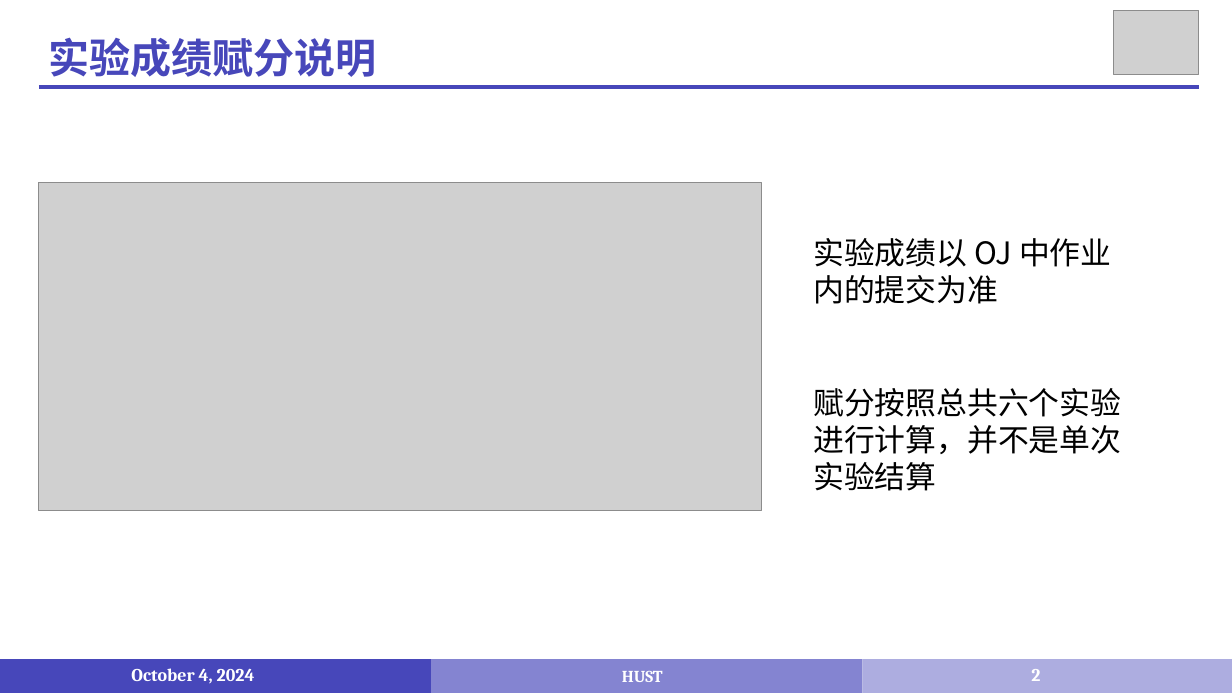
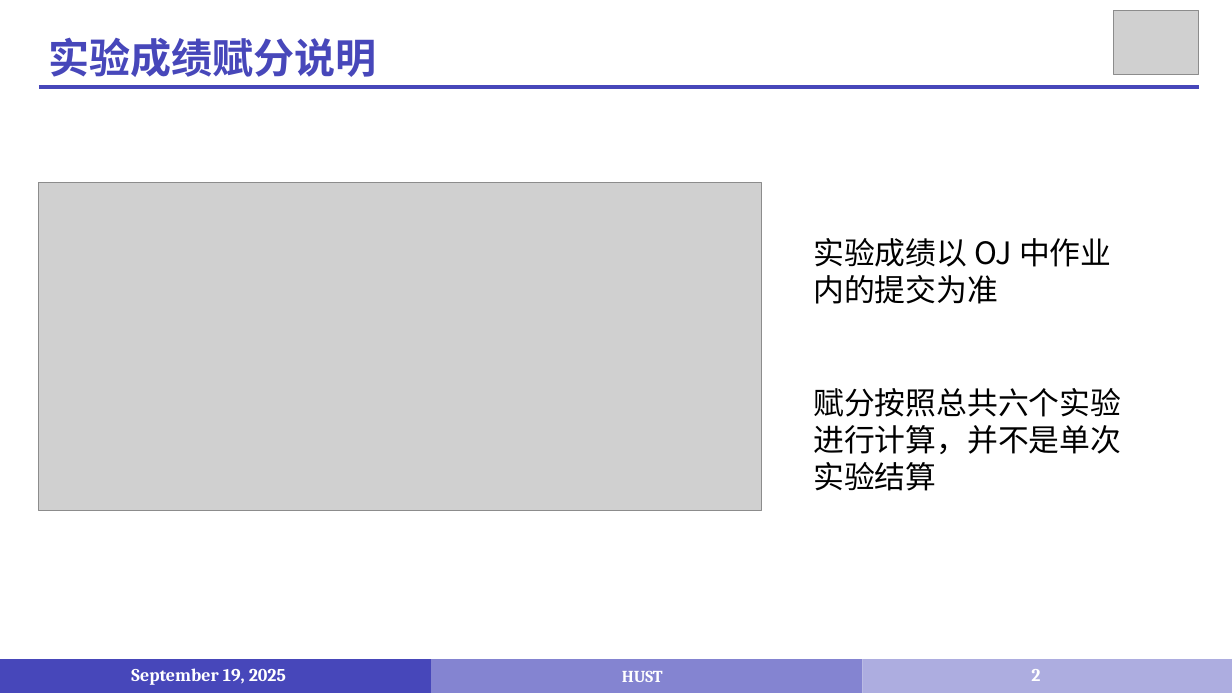
Before and after one commit to liuwenbo0/2025-TA, a slide deck: slide 2 of Lab/PPT/第二次实验.pptx. Drawn at 1232x693 pixels with LibreOffice and Linux fonts; fonts in the diff are those of the drawing; grey boxes stand for pictures. Boxes give left, top, right and bottom in pixels: in the first picture for what was removed or moved away, otherwise in the second. Text is boxed around its words. In the diff, an @@ line names an element or a change of style, - is before the commit and + after.

```diff
--- a/Lab/PPT/第二次实验.pptx
+++ b/Lab/PPT/第二次实验.pptx
@@ text at box(131, 668, 286, 685): text changed @@
-October 4, 2024
+September 19, 2025
```
Also in this commit, not shown: 3 other slides changed, 10 other files.
